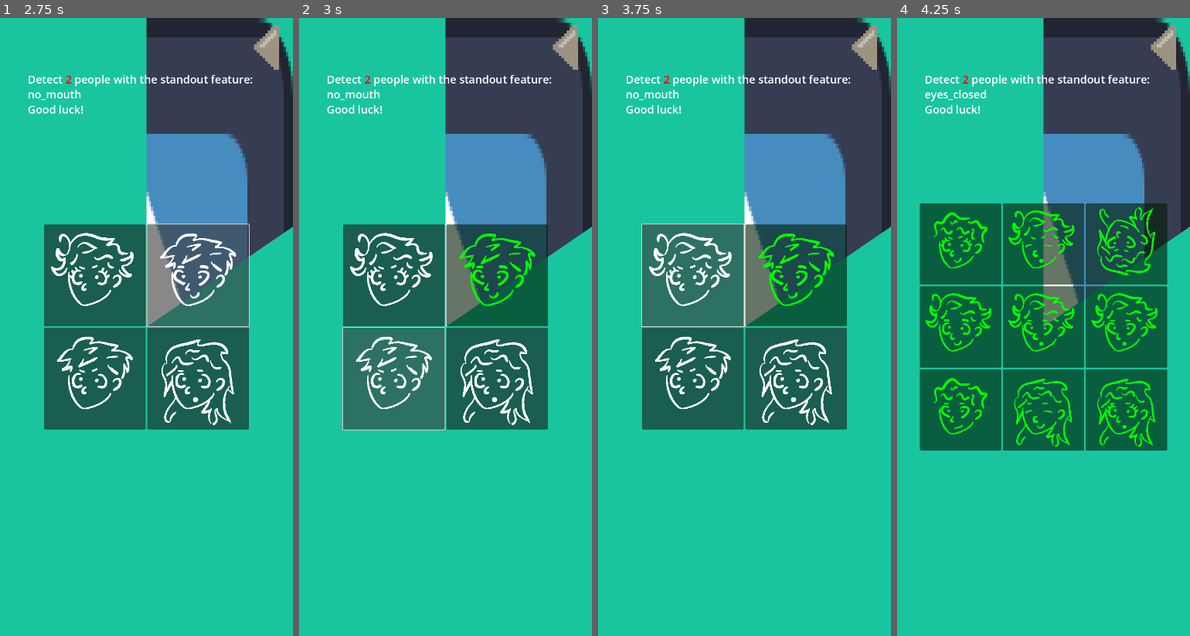
Above: before the commit, frames 1-4 (left to right).
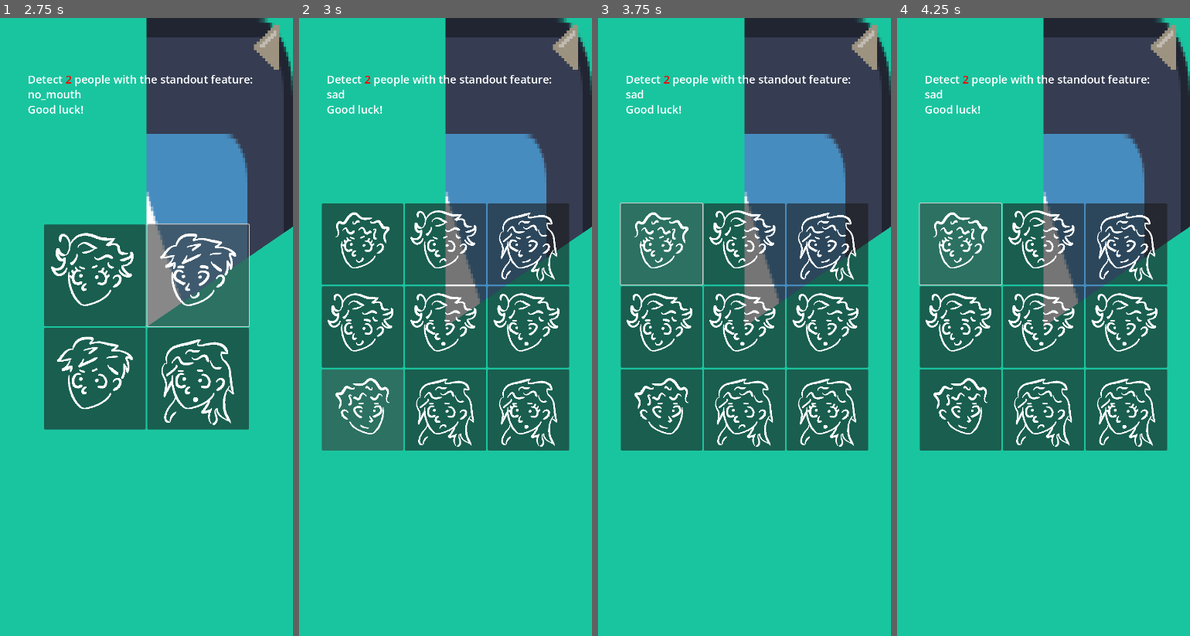
Above: after the commit, the same moments.

Repository: daniel-macias/mrduelm
Game: Godot game, scene res://Scenes/detector.tscn
Same seed, same stepped clock (60 frames per second), same inputs: the game is played once before the commit and once after it. This scene is started directly instead of the project's main scene. The engine's default icon, where the game draws it, is replaced by a stand-in: a white triangle on a blue panel in a dark square.
Inputs (mouse positions are in pixels of both pictures, inside the frame that each line leads up to):
- Up to frame 1 (2.75 s): click "Start" at 0.5 s; click (93, 277) at 1.27 s; click (199, 277) at 2.02 s
- Up to frame 2 (3 s): click (392, 376) at 2.77 s
- Up to frame 3 (3.75 s): click (662, 246) at 3.52 s
- Up to frame 4 (4.25 s): no input

Frame 1 is identical in both runs. In frame 2, 18% of the frame differs, in the area x 7-93%, y 11-70%; in frame 3, 18%; in frame 4, 8.9%.

Commit message:
fixed clicking same person bug, removed ugly green

Diff:
--- a/Scripts/Minigames/Detector.gd
+++ b/Scripts/Minigames/Detector.gd
@@ -75,7 +75,7 @@
 
 var all_people = []
 var selected_people = []
-var correct_clicks = 0
+var clicked_people = {}
 
 func generate_grid(grid_size: int, flip_amount: int, people_to_detect: int, standout_type: int):
 	# Clear previous people
@@ -88,7 +88,7 @@
 
 	#Restart select tracker
 	selected_people.clear()
-	correct_clicks = 0
+	clicked_people.clear()
 
 	# Set the correct grid columns
 	people_grid.columns = grid_size
@@ -193,10 +193,13 @@
 
 func _on_person_clicked(event: InputEvent, index: int):
 	if event is InputEventMouseButton and event.pressed:
+		# Ignore if this person was already clicked
+		if index in clicked_people:
+			return
+
+		# Check if the person is in the correct ones
 		if index in selected_people:
-			correct_clicks += 1
-			people_grid.get_child(index).modulate = Color(0, 1, 0)  # Highlight correct person
-
-			if correct_clicks == selected_people.size():
-				await get_tree().create_timer(1.0).timeout  # Small delay before next round
-				generate_grid(3, 2, 2, randi() % 6)
+			clicked_people[index] = true
+			if clicked_people.size() == selected_people.size():
+				# If all correct people were clicked, generate a new round
+				generate_grid(3, 1, 2, 0)  # Example: New 3x3 round with different settings
